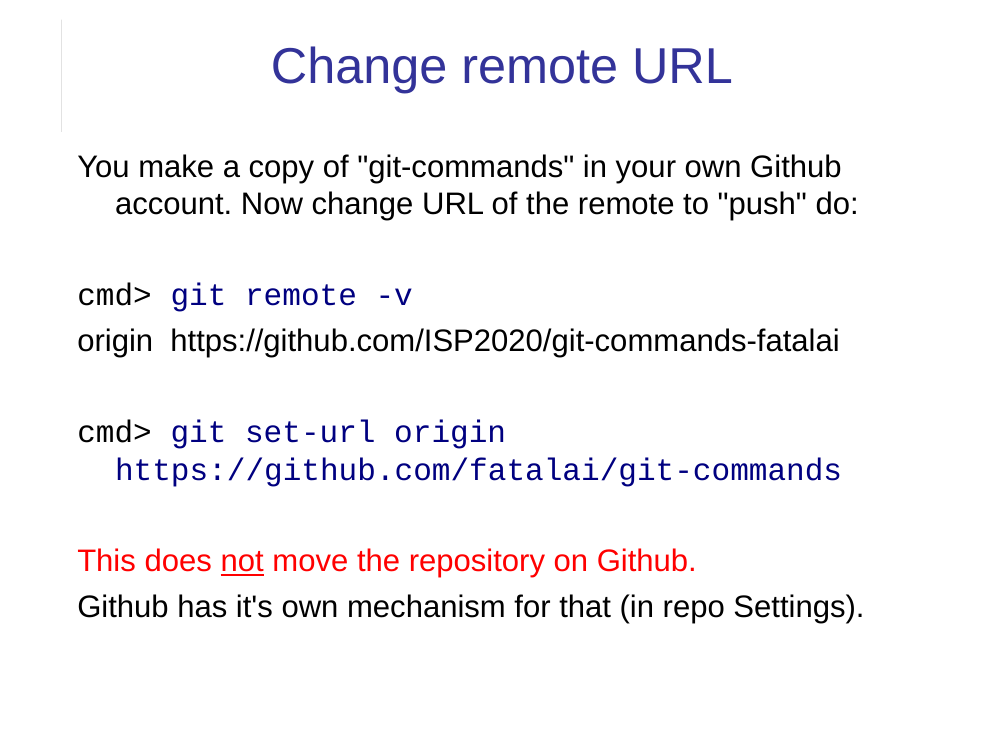
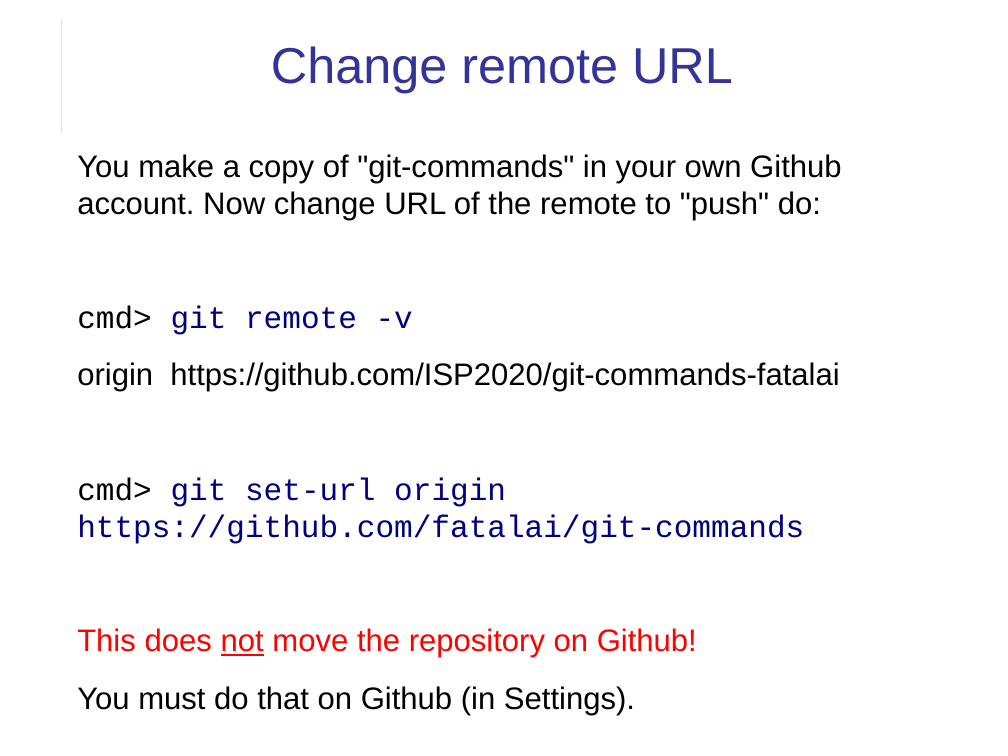
Before and after one commit to cpske/ISP, a slide deck: slide 10 of git/Git-Remotes.odp. Drawn at 1008x756 pixels with LibreOffice and Linux fonts; fonts in the diff are those of the drawing. Boxes give left, top, right and bottom in pixels: in the first picture for what was removed or moved away, otherwise in the second. Text is boxed around its words. In the diff, an @@ line names an element or a change of style, - is before the commit and + after.

Commit message:
add git remotes assignment

```diff
--- a/git/Git-Remotes.odp
+++ b/git/Git-Remotes.odp
@@ text at [77,154,841,544]: indent changed; more space between paragraphs @@
@@ text at [77,628,697,715]: text changed; text colour #000000 to #FF0000 @@
-This does not move the repository on Github.
-Github has it's own mechanism for that (in repo Settings).
+This does not move the repository on Github!
+You must do that on Github (in Settings).
```
Also in this commit, not shown: 7 other slides changed, 14 slides added, 9 other files.
